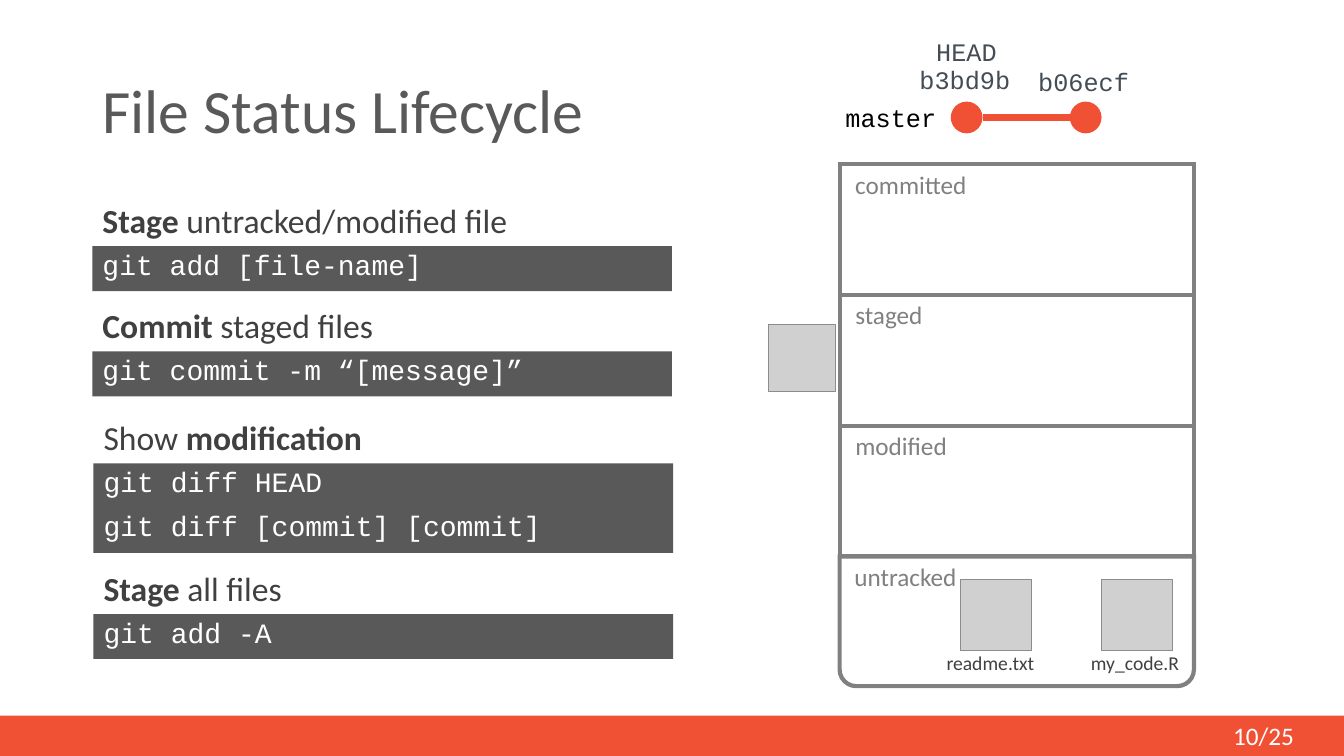
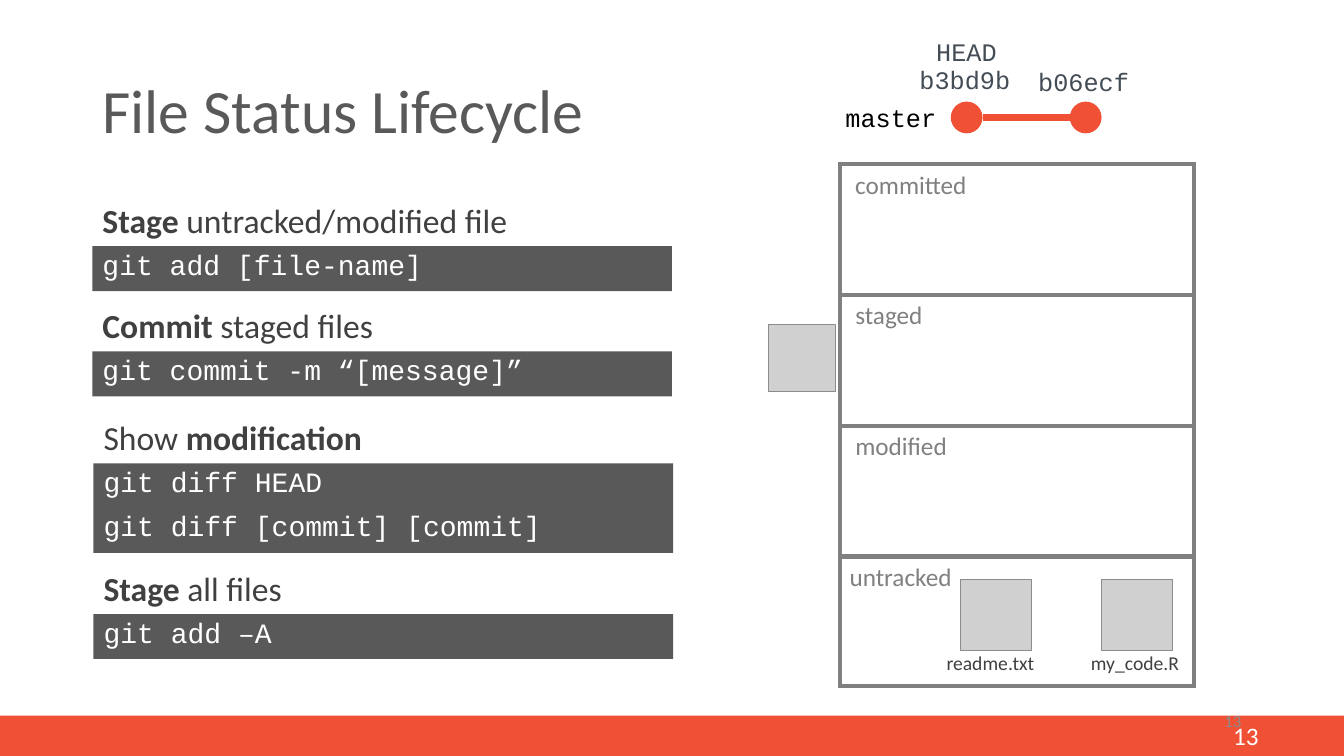
Before and after one commit to mi-erasmusmc/GitTutorial, a slide deck: slide 12 of Documentation/git-pp-presentation.pptx (slide 10 before the commit). Drawn at 1344x756 pixels with LibreOffice and Linux fonts; fonts in the diff are those of the drawing; grey boxes stand for pictures. Boxes give left, top, right and bottom in pixels: in the first picture for what was removed or moved away, otherwise in the second. Text is boxed around its words. In the diff, an @@ line names an element or a change of style, - is before the commit and + after.

```diff
--- a/Documentation/git-pp-presentation.pptx
+++ b/Documentation/git-pp-presentation.pptx
@@ round same rect "untracked" at box(840, 557, 1194, 687): proportions changed @@
@@ text in rectangle at box(104, 623, 272, 649): text changed @@
-git add -A
+git add –A
@@ page number added at box(1224, 714, 1241, 732), 12 pt, text #8C8C8C @@
+13
@@ page number at box(1233, 725, 1259, 745): text changed @@
-10/25
+13
```
Also in this commit, not shown: 16 other slides changed, 10 slides added, 5 slides removed, 2 other files.
